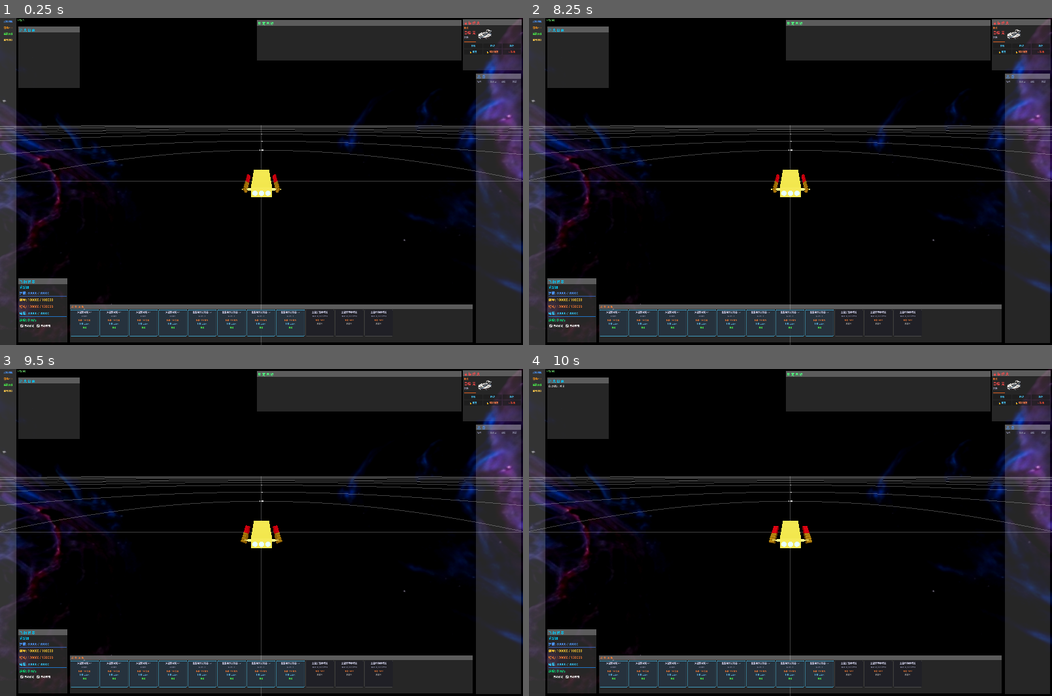
Above: before the commit, frames 1-4 (two rows, left to right).
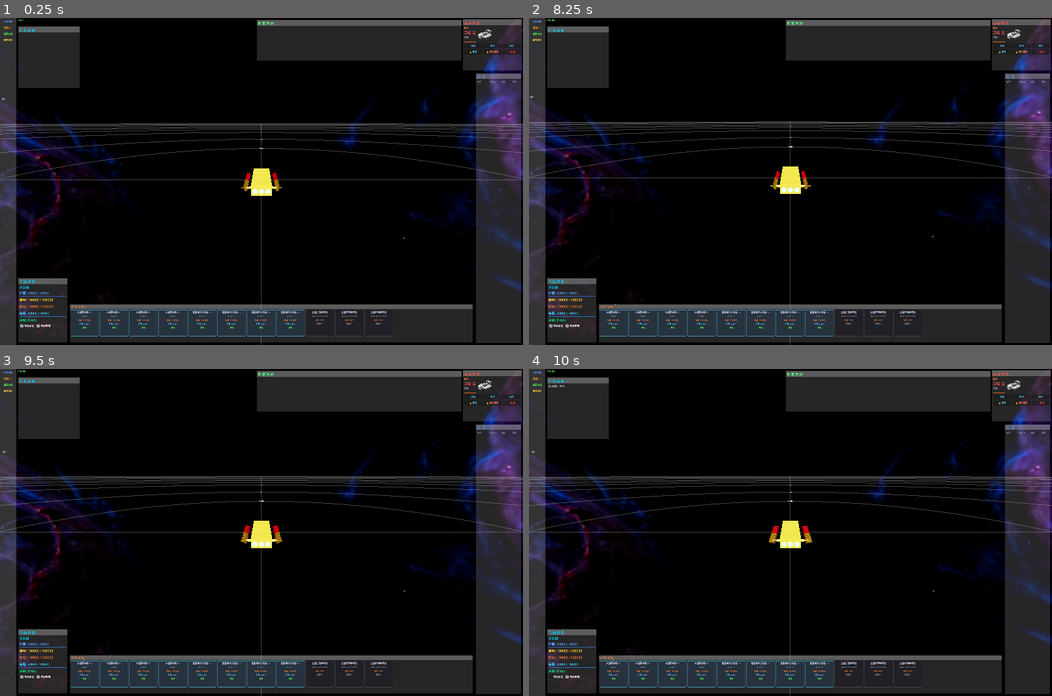
Above: after the commit, the same moments.

Repository: ZhanXuzhao/space-war
Game: Godot game, scene res://scenes/main.tscn
Same seed, same stepped clock (60 frames per second), same inputs: the game is played once before the commit and once after it. The engine's default icon, where the game draws it, is replaced by a stand-in: a white triangle on a blue panel in a dark square.
Inputs:
- Up to frame 1 (0.25 s): no input
- Up to frame 2 (8.25 s): click "自动锁定" at 0.5 s; click "自动攻击" at 1.25 s; click "靠近" at 2 s; click "环绕" at 2.75 s; click "跃迁" at 3.5 s; click "🔒 锁定" at 4.25 s; click "🔓 解除锁定" at 5 s; click "⚔ 攻击" at 5.75 s; click "召唤敌舰" at 6.5 s; click "召唤x10" at 7.25 s; click "新建游戏" at 8 s
- Up to frame 3 (9.5 s): click "重开游戏" at 8.75 s
- Up to frame 4 (10 s): click "自动锁定" at 9.5 s

The runs differ from the first frame. In frame 1, 3.9% of the frame differs, in the area x 0-100%, y 3-90%; in frame 2, 5.4%, in the area x 0-100%, y 0-94%; in frame 3, 0.4%; in frame 4, less than 0.1%.

Commit message:
优化镜头代码

Diff:
--- a/scripts/controllers/PlayerController.gd
+++ b/scripts/controllers/PlayerController.gd
@@ -26,28 +26,48 @@
 var orbit_range: float = 1200.0
 var orbit_angle: float = 0.0
 
-## 视角控制
+# ---------------------------------------------------------------------------
+# 相机系统 — 参数
+# ---------------------------------------------------------------------------
+
+## 鼠标拖拽旋转灵敏度
 @export var camera_orbit_speed: float = 0.005
-@export var camera_zoom_speed: float = 5.0
+## 滚轮缩放灵敏度（系数乘数）
+@export var camera_zoom_factor: float = 1.2
+## 最近/最远/默认观察距离
 @export var camera_min_distance: float = 50.0
 @export var camera_max_distance: float = 200000.0
 @export var camera_default_distance: float = 900.0
 
+# ---------------------------------------------------------------------------
+# 相机系统 — 运行时状态
+# ---------------------------------------------------------------------------
+
+## Camera3D 节点引用
 var _camera: Camera3D
+## 当前球面坐标：距离 / 方位角(°) / 仰角(°)
 var _cam_distance: float = 900.0
 var _cam_azimuth: float = 0.0
 var _cam_elevation: float = 15.0
-var _left_click_pressed: bool = false
-var _left_click_drag_start: Vector2 = Vector2.ZERO
-var is_left_click_drag: bool = false
+## 相机轨道中心点（平滑追踪目标）
 var _camera_look_at_pos: Vector3 = Vector3.ZERO
-
-## 环绕轨迹追踪
+## 锁定追踪的目标（不为空时相机围绕此目标旋转）
+var camera_focus_target: Node3D = null
+
+# ---------------------------------------------------------------------------
+# 相机系统 — 鼠标拖拽输入状态
+# ---------------------------------------------------------------------------
+
+var _drag_left_pressed: bool = false
+var _drag_left_start_pos: Vector2 = Vector2.ZERO
+var _drag_left_is_dragging: bool = false
+
+# ---------------------------------------------------------------------------
+# 环绕轨迹追踪
+# ---------------------------------------------------------------------------
+
 var _trajectory_shown_target: Ship = null
 const ORBIT_TRAJECTORY_RADIUS: float = 1200.0
-
-## 相机锁定目标
-var camera_focus_target: Node3D = null
 
 func _ready() -> void:
 	controlled_ship = get_parent() as Ship
@@ -57,11 +77,12 @@
 
 	controlled_ship.add_to_group("player_ship")
 	_setup_camera()
-	_adjust_for_ship_class()
-	# 镜头最近距离 = 船长 × 2（考虑模型缩放）
-	camera_min_distance = controlled_ship.SHIP_LENGTH * controlled_ship.scale.x * 2.0
+	_adjust_camera_for_ship_class()
+	_adjust_orbit_for_ship_class()
 	_cam_distance = camera_default_distance
 	_camera_look_at_pos = controlled_ship.global_position
+	# 镜头最近距离 = 船长 × 2（考虑模型缩放），覆盖 @export 默认值
+	camera_min_distance = controlled_ship.SHIP_LENGTH * controlled_ship.scale.x * 2.0
 
 func _setup_camera() -> void:
 	_camera = get_node_or_null("../Camera3D") as Camera3D
@@ -75,18 +96,15 @@
 		_camera.transform = Transform3D(cam_basis, Vector3(0, 10, 30))
 		controlled_ship.call_deferred("add_child", _camera)
 
-func _adjust_for_ship_class() -> void:
+func _adjust_camera_for_ship_class() -> void:
 	if not controlled_ship or not controlled_ship.ship_data:
 		return
 	match controlled_ship.ship_data.ship_class:
 		ShipData.ShipClass.FRIGATE:
-			orbit_range = 1200.0
 			camera_default_distance = 900.0
 		ShipData.ShipClass.CRUISER:
-			orbit_range = 2500.0
 			camera_default_distance = 2000.0
 		ShipData.ShipClass.BATTLESHIP:
-			orbit_range = 5000.0
 			camera_default_distance = 4000.0
 	_cam_distance = camera_default_distance
 
@@ -100,7 +118,7 @@
 		FlightMode.WARPING:
 			_process_warp(delta)
 
-	_update_camera()
+	_update_camera(delta)
 
 func _physics_process(delta: float) -> void:
 	if not controlled_ship or not controlled_ship.is_alive:
@@ -120,6 +138,18 @@
 # ---------------------------------------------------------------------------
 # 环绕系统
 # ---------------------------------------------------------------------------
+
+## 根据船型调整默认环绕半径
+func _adjust_orbit_for_ship_class() -> void:
+	if not controlled_ship or not controlled_ship.ship_data:
+		return
+	match controlled_ship.ship_data.ship_class:
+		ShipData.ShipClass.FRIGATE:
+			orbit_range = 1200.0
+		ShipData.ShipClass.CRUISER:
+			orbit_range = 2500.0
+		ShipData.ShipClass.BATTLESHIP:
+			orbit_range = 5000.0
 
 ## 环绕目标飞行（径向+切向速度分配优化）
 func _update_orbit(delta: float) -> void:
@@ -296,21 +326,29 @@
 	_camera_look_at_pos = _get_camera_look_at_pos()
 	camera_focus_target = target
 	if target:
-		# 如果目标是飞船且正在攻击某个目标，将镜头方向设为攻击目标位置+(0.5,0,0)*武器射程所在方向
-		if target is Ship and target.is_alive:
-			var ship_target = target as Ship
-			if ship_target.active_target and is_instance_valid(ship_target.active_target) and ship_target.active_target.is_alive:
-				var offset_pos = ship_target.active_target.global_position + Vector3(ship_target.current_targeting_range * 0.3, 0, 0)
-				var attack_dir = offset_pos - target.global_position
-				if attack_dir.length_squared() > 0.01:
-					attack_dir = attack_dir.normalized()
-					# 镜头朝向偏移后的攻击目标方向：将相机置于飞船相对于该位置的背后
-					var cam_dir = -attack_dir
-					_cam_azimuth = rad_to_deg(atan2(cam_dir.x, cam_dir.z))
-					_cam_elevation = rad_to_deg(asin(clampf(cam_dir.y, -1.0, 1.0)))
+		_align_camera_to_attack_direction(target)
 		add_message("相机锁定: " + target.name, Color(0.3, 0.8, 1))
 	else:
 		add_message("相机解锁", Color(0.7, 0.7, 0.7))
+
+## 当锁定的飞船正在攻击目标时，将相机置于其攻击方向侧后方
+func _align_camera_to_attack_direction(target: Node3D) -> void:
+	if not (target is Ship and target.is_alive):
+		return
+	var ship_target = target as Ship
+	if not (ship_target.active_target and is_instance_valid(ship_target.active_target) and ship_target.active_target.is_alive):
+		return
+	# 取攻击目标位置 + 横向偏移作为参考方向
+	var offset_pos = ship_target.active_target.global_position \
+		+ Vector3(ship_target.current_targeting_range * 0.3, 0, 0)
+	var attack_dir = offset_pos - target.global_position
+	if attack_dir.length_squared() <= 0.01:
+		return
+	attack_dir = attack_dir.normalized()
+	# 相机置于飞船相对于攻击方向的背后
+	var cam_dir = -attack_dir
+	_cam_azimuth = rad_to_deg(atan2(cam_dir.x, cam_dir.z))
+	_cam_elevation = rad_to_deg(asin(clampf(cam_dir.y, -1.0, 1.0)))
 
 func clear_camera_focus() -> void:
 	set_camera_focus(null)
@@ -320,17 +358,11 @@
 		return camera_focus_target.global_position
 	return controlled_ship.global_position
 
-func _update_camera() -> void:
+func _update_camera(delta: float) -> void:
 	if not _camera or not _camera.is_inside_tree() or not controlled_ship:
 		return
-	var rad_az = deg_to_rad(_cam_azimuth)
-	var rad_el = deg_to_rad(_cam_elevation)
-	var offset = Vector3(
-		_cam_distance * cos(rad_el) * sin(rad_az),
-		_cam_distance * sin(rad_el),
-		_cam_distance * cos(rad_el) * cos(rad_az)
-	)
-
+
+	# 确定轨道中心目标点
 	var desired_pos: Vector3
 	if camera_focus_target and is_instance_valid(camera_focus_target) and camera_focus_target.is_inside_tree():
 		desired_pos = camera_focus_target.global_position
@@ -338,11 +370,43 @@
 		camera_focus_target = null
 		desired_pos = controlled_ship.global_position
 
-	var weight = 1.0 - exp(-3.0 * get_process_delta_time())
-	_camera_look_at_pos = _camera_look_at_pos.lerp(desired_pos, weight)
-
+	# 平滑轨道中心（指数逼近）
+	var smooth_weight = 1.0 - exp(-3.0 * delta)
+	_camera_look_at_pos = _camera_look_at_pos.lerp(desired_pos, smooth_weight)
+
+	# 根据球面坐标计算相机偏移
+	var offset = _compute_camera_offset()
 	_camera.global_position = _camera_look_at_pos + offset
-	_camera.look_at(desired_pos, Vector3.UP)
+
+	# 旋转用 slerp 平滑追踪实际目标位置，避免抖动
+	var target_quat = Quaternion(Basis.looking_at(desired_pos - _camera.global_position, Vector3.UP))
+	var rot_weight = 1.0 - exp(-8.0 * delta)
+	_camera.quaternion = _camera.quaternion.slerp(target_quat, rot_weight)
+
+## 根据当前球面坐标（方位角/仰角/距离）计算相机相对偏移
+func _compute_camera_offset() -> Vector3:
+	var rad_az = deg_to_rad(_cam_azimuth)
+	var rad_el = deg_to_rad(_cam_elevation)
+	return Vector3(
+		_cam_distance * cos(rad_el) * sin(rad_az),
+		_cam_distance * sin(rad_el),
+		_cam_distance * cos(rad_el) * cos(rad_az)
+	)
+
+## 当用户主动操作镜头时，立即对齐轨道中心和旋转到实际目标
+## 避免 Lerp/Slerp 滞后导致的画面偏移感
+func _snap_camera() -> void:
+	if camera_focus_target and is_instance_valid(camera_focus_target) and camera_focus_target.is_inside_tree():
+		_camera_look_at_pos = camera_focus_target.global_position
+	else:
+		_camera_look_at_pos = controlled_ship.global_position
+
+	_camera.global_position = _camera_look_at_pos + _compute_camera_offset()
+	var target_basis = Basis.looking_at(
+		(_camera_look_at_pos if camera_focus_target else controlled_ship.global_position) - _camera.global_position,
+		Vector3.UP
+	)
+	_camera.quaternion = Quaternion(target_basis)
 
 # ---------------------------------------------------------------------------
 # 输入处理
@@ -369,33 +433,37 @@
 		_cam_azimuth = 0.0
 		_cam_elevation = 15.0
 		_cam_distance = camera_default_distance
+		_snap_camera()
 		add_message("相机复位", Color(0.3, 0.8, 1))
 
 	# 左键拖拽 - 旋转视角
 	if event is InputEventMouseButton and event.button_index == MOUSE_BUTTON_LEFT:
 		if event.pressed:
-			_left_click_pressed = true
-			_left_click_drag_start = get_viewport().get_mouse_position()
-			is_left_click_drag = false
+			_drag_left_pressed = true
+			_drag_left_start_pos = get_viewport().get_mouse_position()
+			_drag_left_is_dragging = false
 		else:
-			_left_click_pressed = false
-
-	if event is InputEventMouseMotion and _left_click_pressed:
-		if not is_left_click_drag:
-			var drag_dist = _left_click_drag_start.distance_to(get_viewport().get_mouse_position())
+			_drag_left_pressed = false
+
+	if event is InputEventMouseMotion and _drag_left_pressed:
+		if not _drag_left_is_dragging:
+			var drag_dist = _drag_left_start_pos.distance_to(get_viewport().get_mouse_position())
 			if drag_dist > 5.0:
-				is_left_click_drag = true
-		if is_left_click_drag:
+				_drag_left_is_dragging = true
+		if _drag_left_is_dragging:
 			_cam_azimuth -= event.relative.x * camera_orbit_speed * rad_to_deg(1.0)
 			_cam_elevation += event.relative.y * camera_orbit_speed * rad_to_deg(1.0)
 			_cam_elevation = clampf(_cam_elevation, -89.0, 89.0)
-
-	# 滚轮缩放（每次滚动 ±当前距离的 20%）
+			_snap_camera()
+
+	# 滚轮缩放
 	if event is InputEventMouseButton:
 		if event.button_index == MOUSE_BUTTON_WHEEL_UP and event.pressed:
-			_cam_distance = minf(camera_max_distance, _cam_distance * 1.2)
+			_cam_distance = minf(camera_max_distance, _cam_distance * camera_zoom_factor)
+			_snap_camera()
 		elif event.button_index == MOUSE_BUTTON_WHEEL_DOWN and event.pressed:
-			_cam_distance = maxf(camera_min_distance, _cam_distance * 0.8)
+			_cam_distance = maxf(camera_min_distance, _cam_distance / camera_zoom_factor)
+			_snap_camera()
 
 	# -= 键 - 调整游戏速度
 	const TIMESCALE_STEPS: Array[float] = [0.0, 0.1, 0.5, 1.0, 2.0, 3.0, 5.0]
